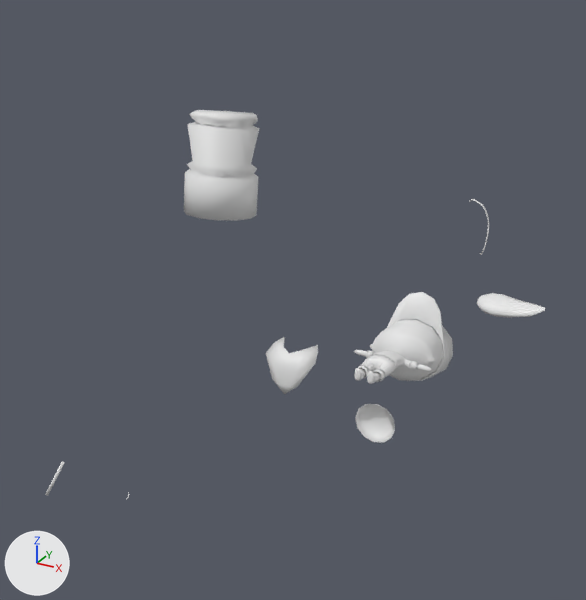
A saved change to the FBX model Assets/3DModels/character_base.fbx.
Rendered twice from a camera (50 mm lens) standing at (5.27, -9.98, 9.29) and looking at (-0.78, 1.02, 3.79). Lighting does not change. The marker at lower left points along +X, +Y and +Z.
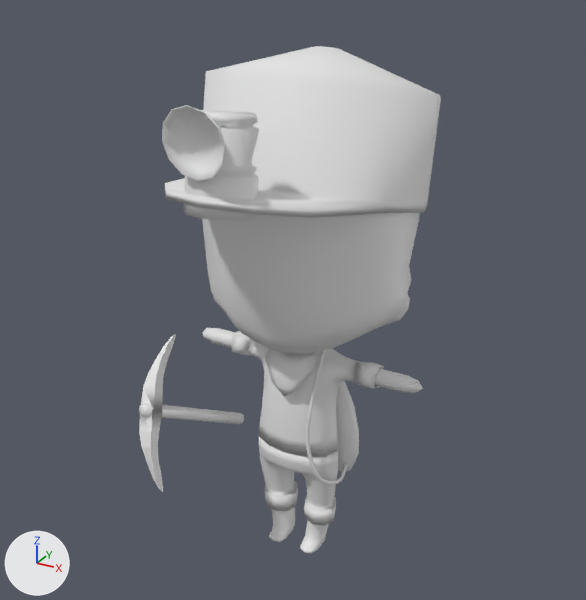
Commit message: Reexportado otra vez personaje

Boxes (x1, y1, x2, y2) around the edits, measured in the pictures (586 x 600 px):
'Cylinder.002', moved, rescaled, turned: before (387, 292, 453, 381); after (165, 46, 441, 218)
'Cylinder', moved, rescaled, turned: before (354, 320, 443, 381); after (202, 213, 423, 393)
'Cylinder.003', moved, rescaled, turned: before (366, 350, 419, 372); after (231, 331, 384, 456)
'Circle.002', moved, turned, rescaled: before (355, 404, 395, 443); after (162, 105, 225, 181)
'Cylinder.004', moved, rescaled, turned: before (358, 354, 396, 382); after (259, 436, 338, 526)
'Sphere', moved, turned, rescaled: before (477, 293, 546, 318); after (325, 350, 359, 472)
'Plane', moved, turned, rescaled (not visible before): after (139, 334, 176, 492)
'Plane.001', moved, turned: before (266, 337, 318, 395); after (265, 349, 317, 397)
'Cylinder.005', moved, rescaled, turned: before (354, 368, 381, 384); after (269, 507, 329, 553)
'Circle', moved, turned, rescaled: before (45, 462, 64, 496); after (139, 403, 244, 424)
'BezierCurve', moved, turned, rescaled: before (469, 199, 489, 255); after (306, 350, 348, 485)

The change in detail:
Object 'Cylinder.005' (ob_cylinder_005) turns from (-99, 0, 0) to (0, 0, 0) degrees about x, y and z.
Object 'Cylinder.005' (ob_cylinder_005) moves from (0.0, 3.72, 1.6) to (0.0, -0.05, 3.22).
Object 'Cylinder.005' (ob_cylinder_005) is rescaled from (0.301, 0.301, 0.129) to (0.691, 0.691, 0.296).
Object 'Cylinder' (ob_cylinder) turns from (-99, 0, 0) to (0, 0, 0) degrees about x, y and z.
Object 'Cylinder' (ob_cylinder) moves from (0.0, 3.72, 1.6) to (0.0, -0.05, 3.22).
Object 'Cylinder' (ob_cylinder) is rescaled from (0.301, 0.301, 0.129) to (0.691, 0.691, 0.296).
Object 'Plane' (ob_plane) moves from (0.792, 2.722, -0.729) to (0.0000426, 0.0, 0.511).
Object 'Plane' (ob_plane) is rescaled from (0.283, 0.277, 0.283) to (1.03, 1.31, 1.24).
Object 'Cylinder.002' (ob_cylinder_002) turns from (-99, 0, 0) to (0, 0, 0) degrees about x, y and z.
Object 'Cylinder.002' (ob_cylinder_002) moves from (0.0, 3.71, 1.52) to (0.0, 0.13, 3.22).
Object 'Cylinder.002' (ob_cylinder_002) is rescaled from (0.301, 0.301, 0.129) to (0.691, 0.691, 0.296).
Object 'Circle.002' (ob_circle_002) moves from (0.0, 13.96, -13.48) to (0.0217, -1.139, 0.238).
Object 'Circle.002' (ob_circle_002) turns from (-96, 0, 0) to (94, -2.1, -1.9) degrees about x, y and z.
Object 'Circle.002' (ob_circle_002) is rescaled from (1.0, 1.0, 1.0) to (-0.99, -0.99, -0.99).
Object 'Sphere' (ob_sphere) moves from (3.2, -0.82, 5.25) to (0.39, 0.33, 2.33).
Object 'Sphere' (ob_sphere) turns from (-93, 19, -89) to (2.7, -4.8, -21) degrees about x, y and z.
Object 'Sphere' (ob_sphere) is rescaled from (0.435, 0.435, 0.435) to (1.12, 1.12, 1.36).
Object 'BezierCurve' (ob_beziercurve) moves from (1.53, 3.81, 4.78) to (0.47, -0.3, 2.23).
Object 'BezierCurve' (ob_beziercurve) turns from (-97, -5, -16) to (86, -2.5, -111) degrees about x, y and z.
Object 'BezierCurve' (ob_beziercurve) is rescaled from (0.486, 0.592, 0.488) to (1.12, 1.36, 1.12).
Object 'Cylinder.003' (ob_cylinder_003) turns from (-99, 0, 0) to (0, 0, 0) degrees about x, y and z.
Object 'Cylinder.003' (ob_cylinder_003) moves from (0.0, 3.72, 1.6) to (0.0, -0.05, 3.22).
Object 'Cylinder.003' (ob_cylinder_003) is rescaled from (0.301, 0.301, 0.129) to (0.691, 0.691, 0.296).
Object 'Plane.001' (ob_plane_001) moves from (0.01, -0.56, 3.52) to (0.01, -0.59, 3.49).
Object 'Plane.001' (ob_plane_001) turns from (8.4, 0, 0) to (11, 0, 0) degrees about x, y and z.
Object 'Circle' (ob_circle) moves from (-3.74, -1.96, 0.98) to (-1.33, -1.27, 2.63).
Object 'Circle' (ob_circle) turns from (23, 156, -75) to (-60, 16, 178) degrees about x, y and z.
Object 'Circle' (ob_circle) is rescaled from (0.435, 0.435, 0.435) to (1.54, 1.54, 1.57).
Object 'Cylinder.004' (ob_cylinder_004) turns from (-99, 0, 0) to (0, 0, 0) degrees about x, y and z.
Object 'Cylinder.004' (ob_cylinder_004) moves from (0.0, 3.72, 1.6) to (0.0, -0.05, 3.22).
Object 'Cylinder.004' (ob_cylinder_004) is rescaled from (0.301, 0.301, 0.129) to (0.691, 0.691, 0.296).
